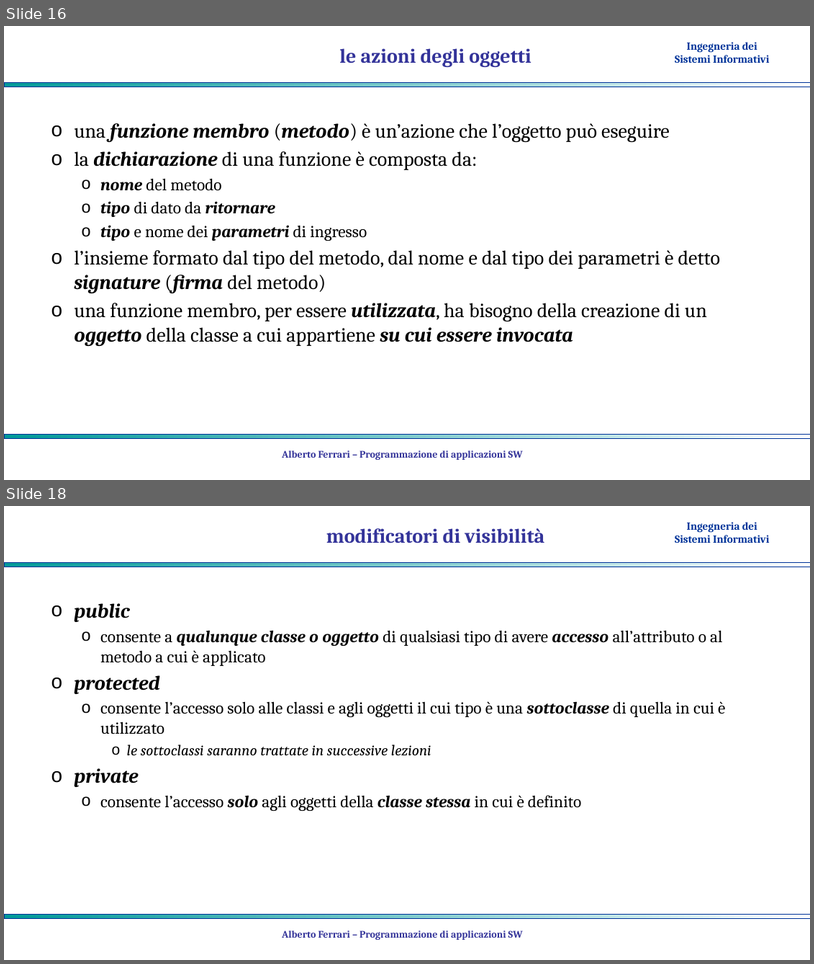
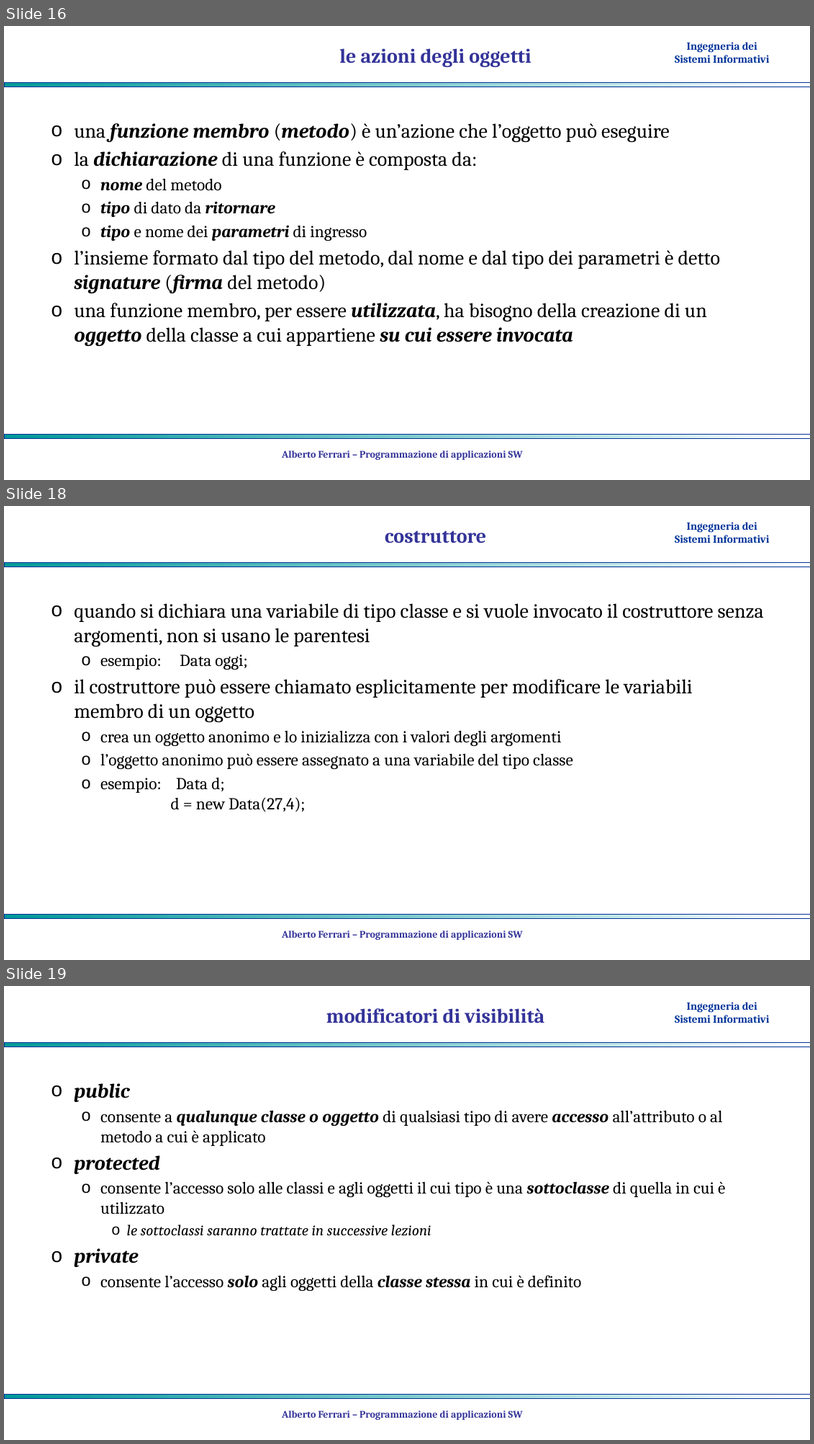
Before and after one commit to albertoferrari/pasw, a slide deck: lezioni/PASW04 - object oriented programming.pptx. Shown one above the other, each under a label of ours: slides 16 and 18 before the commit, slides 16, 18 and 19 after it; the slides between them are not shown. The pictures are 814x964 and 814x1444 pixels, drawn with LibreOffice and Linux fonts; fonts in the diff are those of the drawing; background and template pictures are left out. Boxes give left, top, right and bottom in pixels: in the first picture for what was removed or moved away, otherwise in the second. Text is boxed around its words. In the diff, an @@ line names an element or a change of style, - is before the commit and + after.

```diff
--- a/lezioni/PASW04 - object oriented programming.pptx
+++ b/lezioni/PASW04 - object oriented programming.pptx
@@ slide 18 added at box(4, 506, 810, 960), background #FFFFFF; not listed: 3 template elements that a slide beside it also shows @@
@@ title added at box(385, 530, 486, 543), 24 pt, text #333399, bold @@
+costruttore
@@ text added at box(74, 603, 764, 811), 24 pt, text #000000 @@
+o quando si dichiara una variabile di tipo classe e si vuole invocato il costruttore senza argomenti, non si usano le parentesi
+  o esempio: Data oggi;
+o il costruttore può essere chiamato esplicitamente per modificare le variabili membro di un oggetto
+  o crea un oggetto anonimo e lo inizializza con i valori degli argomenti
+  o l’oggetto anonimo può essere assegnato a una variabile del tipo classe
+  o esempio: Data d;
+    d = new Data(27,4);
@@ text added at box(282, 930, 523, 939), 12 pt, text #333399, bold @@
+Alberto Ferrari – Programmazione di applicazioni SW
@@ what was slide 18 is now slide 19 @@
```
Also in this commit, not shown: 1 slide changed, 4 other slides added, 1 other file.
